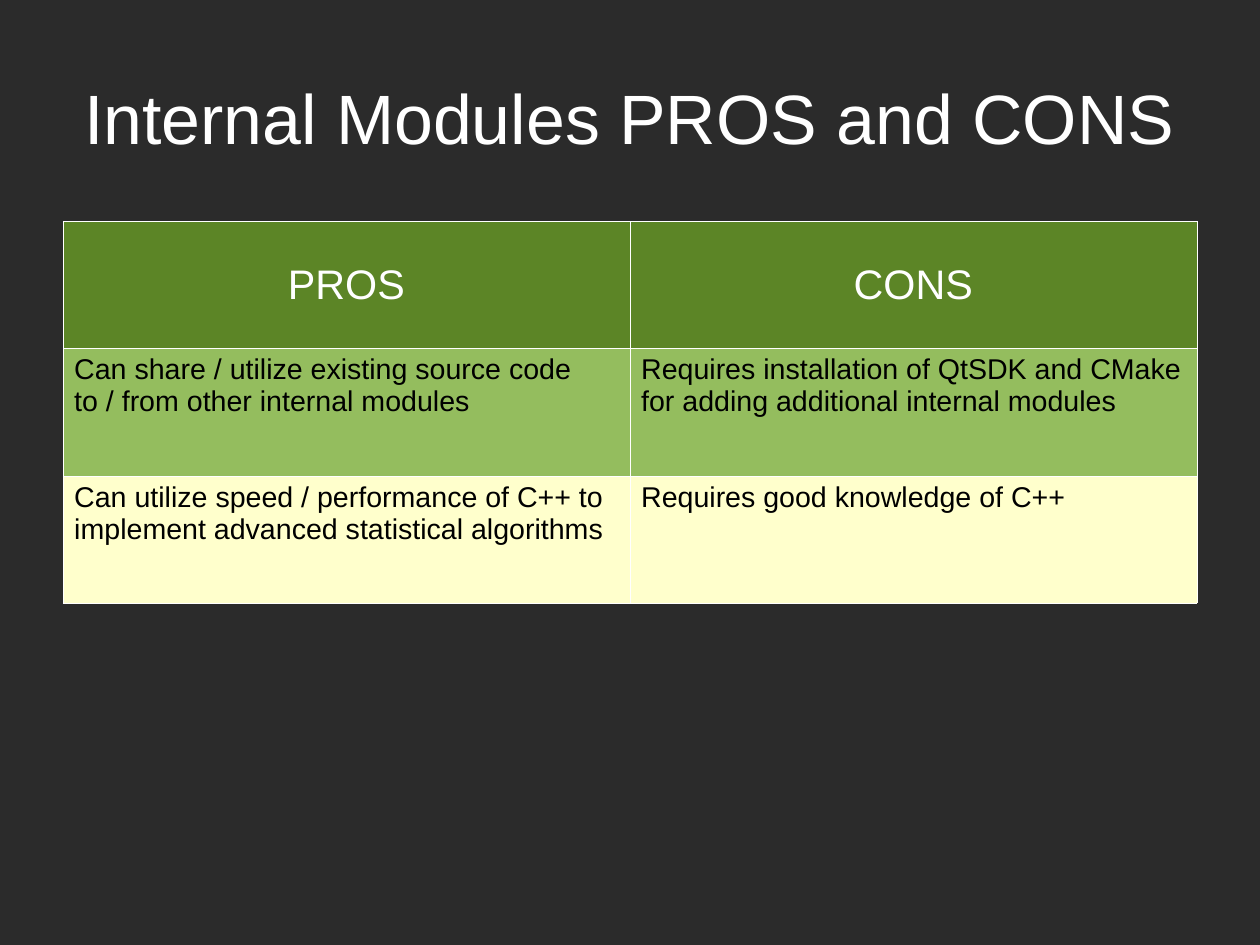
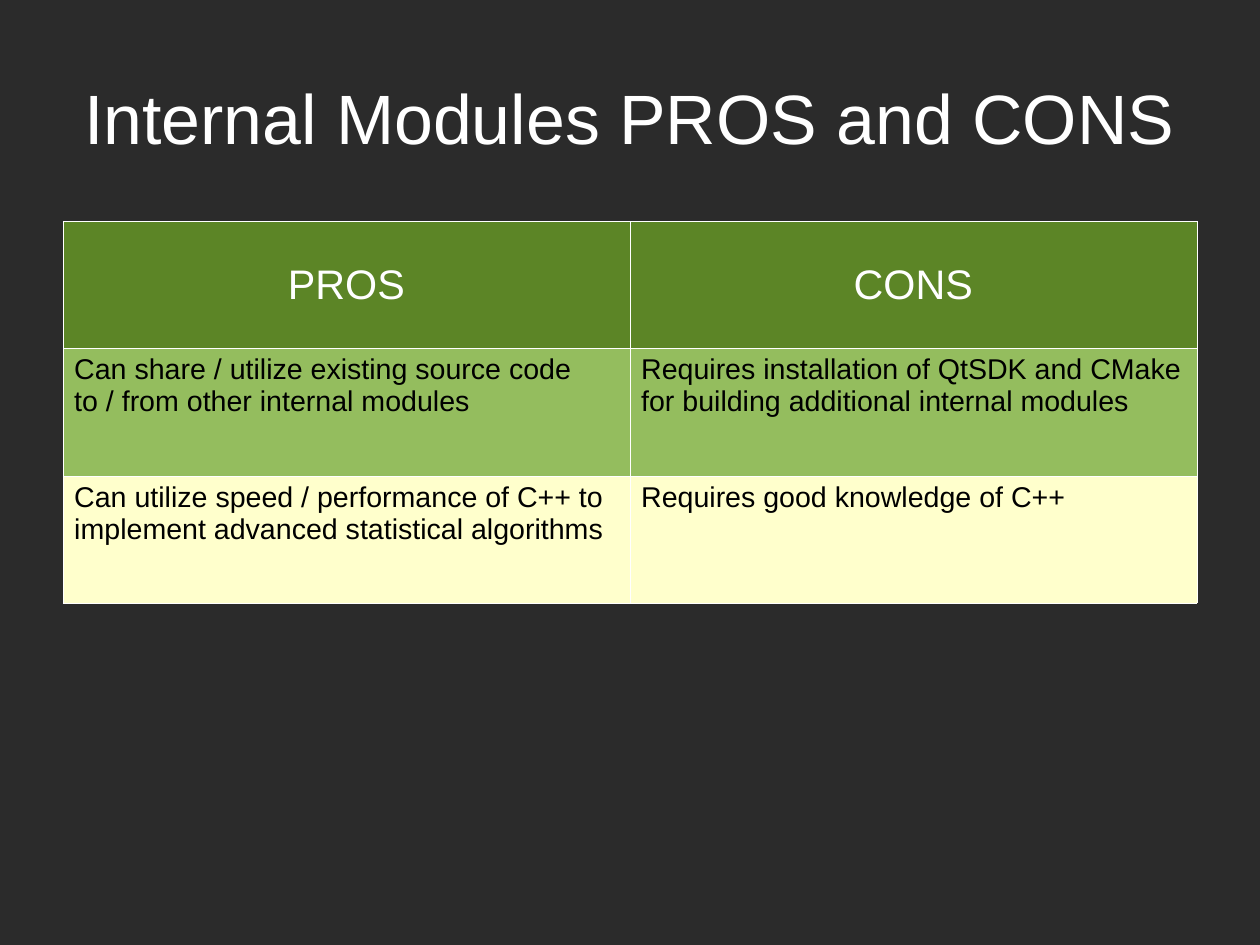
Before and after one commit to cbtek/RStats2017, a slide deck: slide 4 of submission/rstats_help/rstats_module_extensions.odp. Drawn at 1260x945 pixels with LibreOffice and Linux fonts; fonts in the diff are those of the drawing; background and template pictures are left out; a plain dark background stands for a picture behind light text. Boxes give left, top, right and bottom in pixels: in the first picture for what was removed or moved away, otherwise in the second. Text is boxed around its words. In the diff, an @@ line names an element or a change of style, - is before the commit and + after.

```diff
--- a/submission/rstats_help/rstats_module_extensions.odp
+++ b/submission/rstats_help/rstats_module_extensions.odp
@@ table at (63,221,1197,603) @@
-row 2, column 2: Requires installation of QtSDK and CMake for adding additional internal modules
+row 2, column 2: Requires installation of QtSDK and CMake for building additional internal modules
```
Also in this commit, not shown: 2 other slides changed, 19 slides added, 16 other files.
